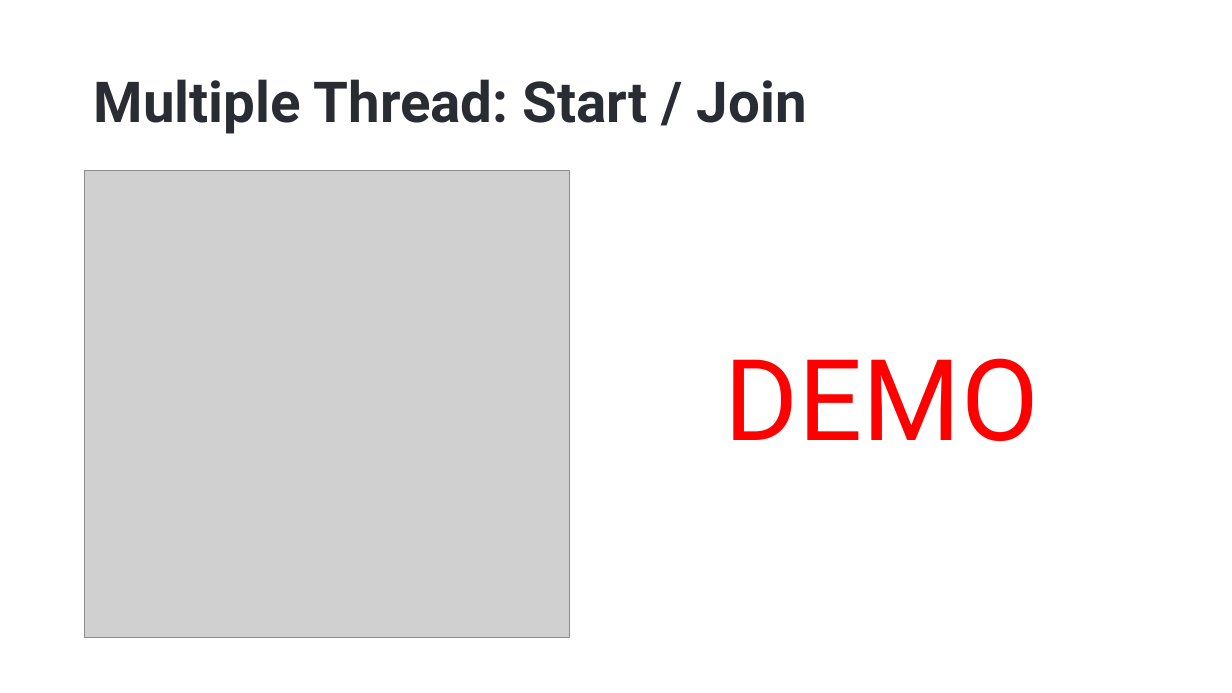
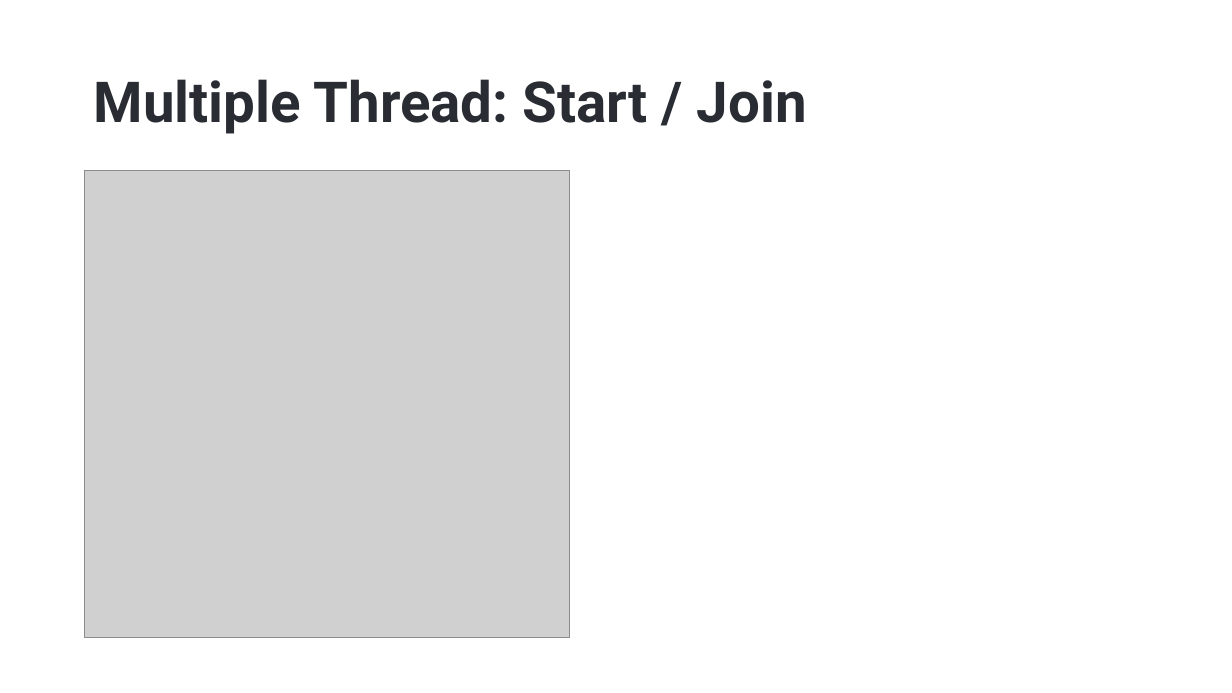
Before and after one commit to hikalkan/presentations, a slide deck: slide 8 of 2023-06-01 Dealing with Concurrency - Multi-Threading in Dotnet/Dotnet-Multi-Threading.pptx. Drawn at 1232x693 pixels with LibreOffice and Linux fonts; fonts in the diff are those of the drawing; grey boxes stand for pictures; background and template pictures are left out. Boxes give left, top, right and bottom in pixels: in the first picture for what was removed or moved away, otherwise in the second. Text is boxed around its words. In the diff, an @@ line names an element or a change of style, - is before the commit and + after.

```diff
--- a/2023-06-01 Dealing with Concurrency - Multi-Threading in Dotnet/Dotnet-Multi-Threading.pptx
+++ b/2023-06-01 Dealing with Concurrency - Multi-Threading in Dotnet/Dotnet-Multi-Threading.pptx
@@ text removed at (724,358,1038,441) @@
-DEMO
```
Also in this commit, not shown: 2 other slides changed, 1 other file.
